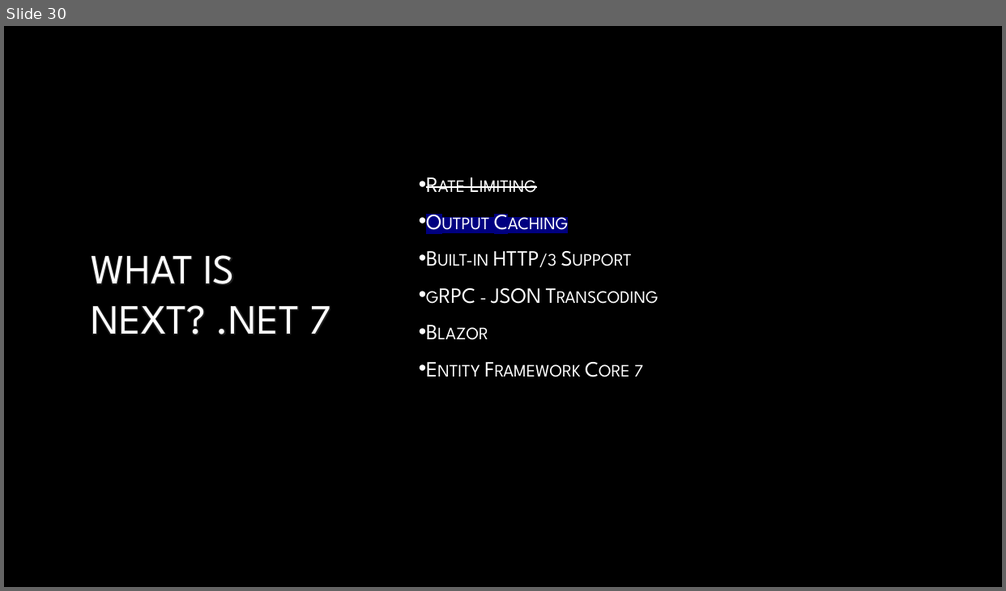
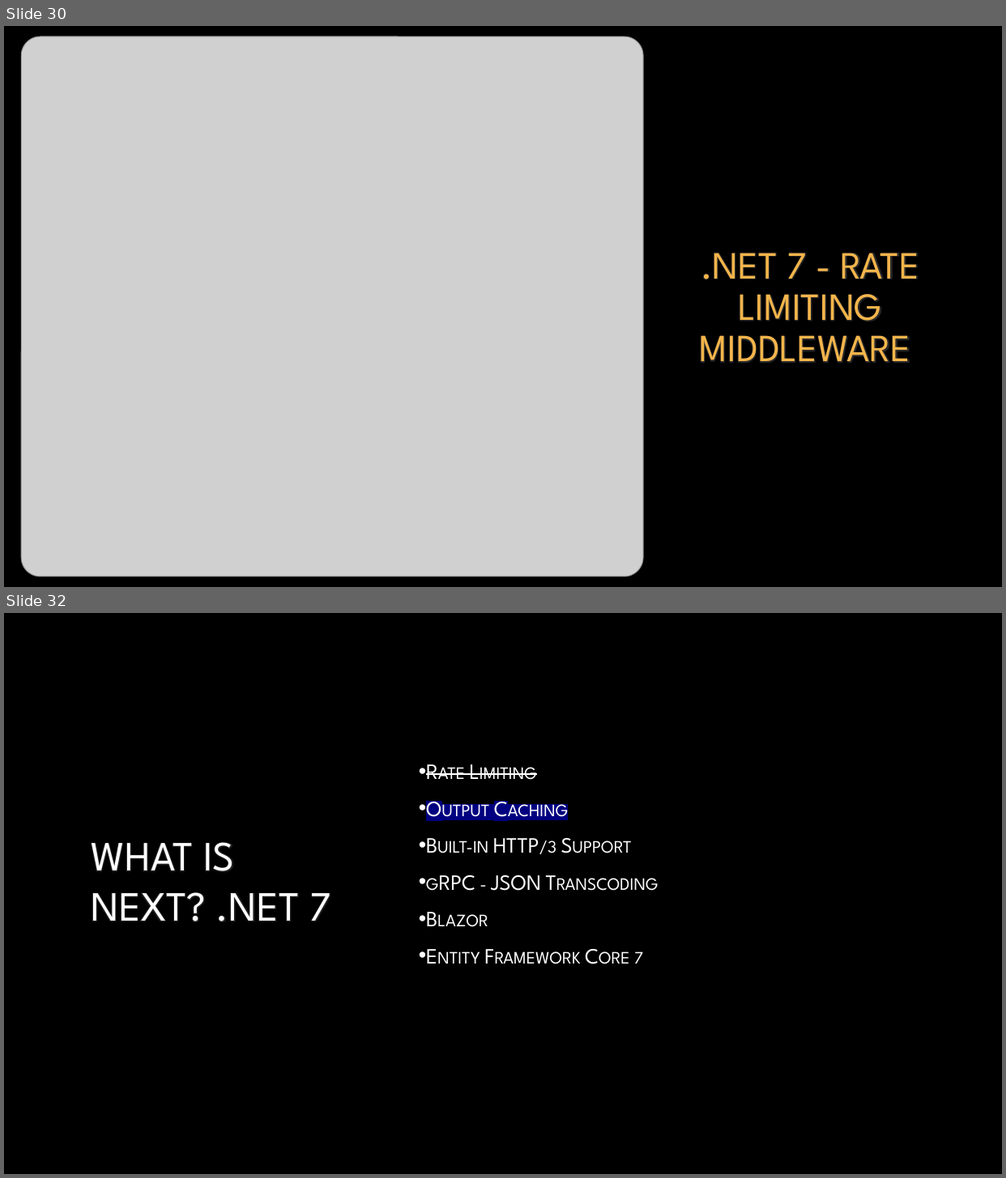
Before and after one commit to ogu83/dotnet7Talks, a slide deck: presentation.pptx. Shown one above the other, each under a label of ours: slide 30 before the commit, slides 30 and 32 after it; the slides between them are not shown. The pictures are 1006x591 and 1006x1178 pixels, drawn with LibreOffice and Linux fonts; fonts in the diff are those of the drawing; grey boxes stand for pictures; background and template pictures are left out. Boxes give left, top, right and bottom in pixels: in the first picture for what was removed or moved away, otherwise in the second. Text is boxed around its words. In the diff, an @@ line names an element or a change of style, - is before the commit and + after.

Commit message:
New Slides

```diff
--- a/presentation.pptx
+++ b/presentation.pptx
@@ slide 30 added at bbox=[4, 26, 1002, 587], background picture (left out) @@
@@ picture added at bbox=[21, 37, 643, 577] @@
@@ title added at bbox=[700, 253, 919, 362], 37 pt, text #F4B54B @@
+.NET 7 - RATE LIMITING MIDDLEWARE
@@ what was slide 30 is now slide 32 @@
```
Also in this commit, not shown: 1 other slide added.
